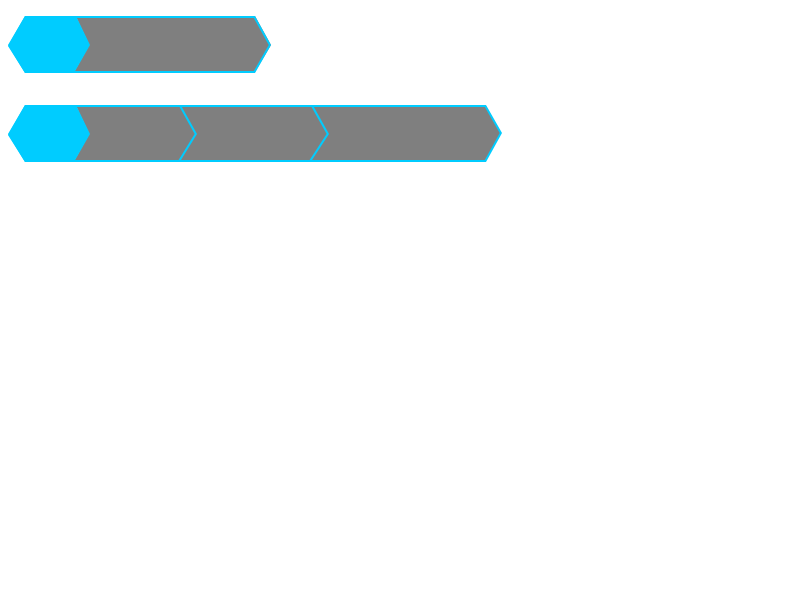
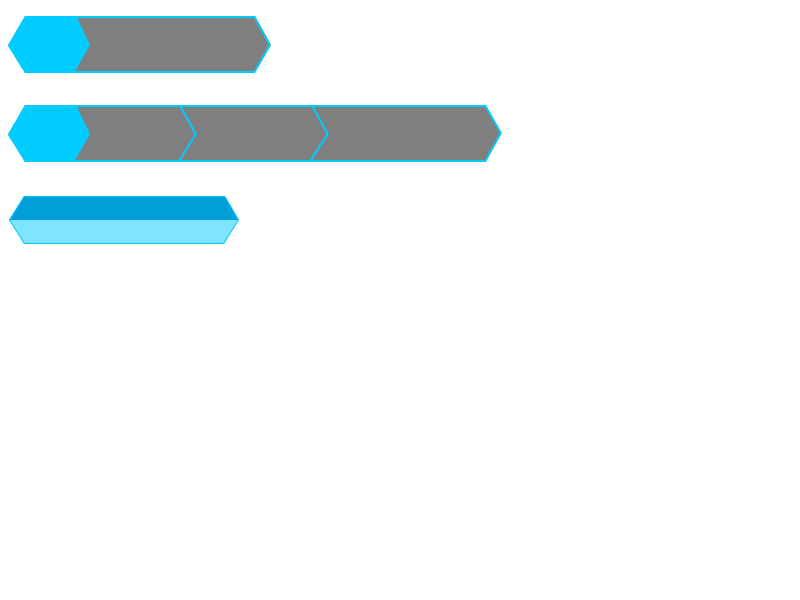
Layered file, before and after one edit (800x600). Changes by layer:
added group "head" with 4 layers over box(9, 196, 239, 244)
added layer "Border" in group "head" over box(9, 196, 239, 244)
added layer "Shape 1" in group "head" over box(9, 196, 239, 220)
added layer "Shape 2" (50%) in group "head" over box(9, 219, 239, 244)
